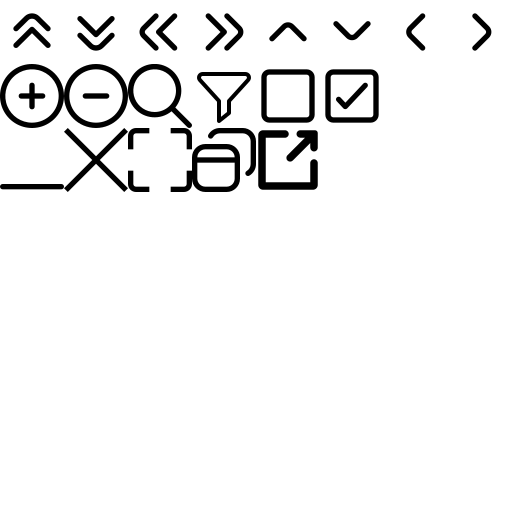
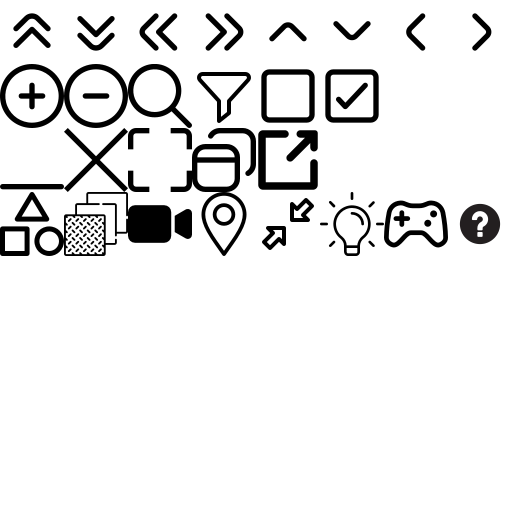
Layers edited between the first and the second 512×512 image:
added layer "geometryNode" above "unknown.png" over bbox(0, 192, 64, 256)
added layer "unknown.png" above "controller.png" over bbox(459, 203, 501, 245)
added layer "controller.png" above "lamp.png" over bbox(384, 200, 448, 248)
added layer "lamp.png" above "arrow.png" over bbox(320, 192, 384, 256)
added layer "arrow.png" above "location.png" over bbox(262, 198, 314, 250)
added layer "location.png" above "video-camera.png" over bbox(201, 192, 247, 256)
added layer "video-camera.png" above "metal.png" over bbox(128, 205, 192, 243)
added layer "metal.png" above "checkbox.png" over bbox(64, 192, 128, 256)
